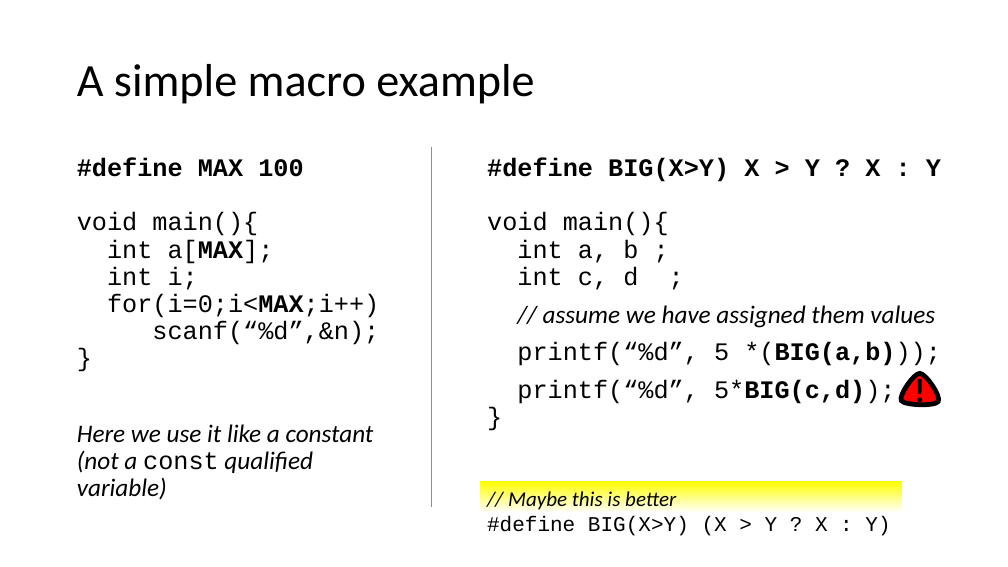
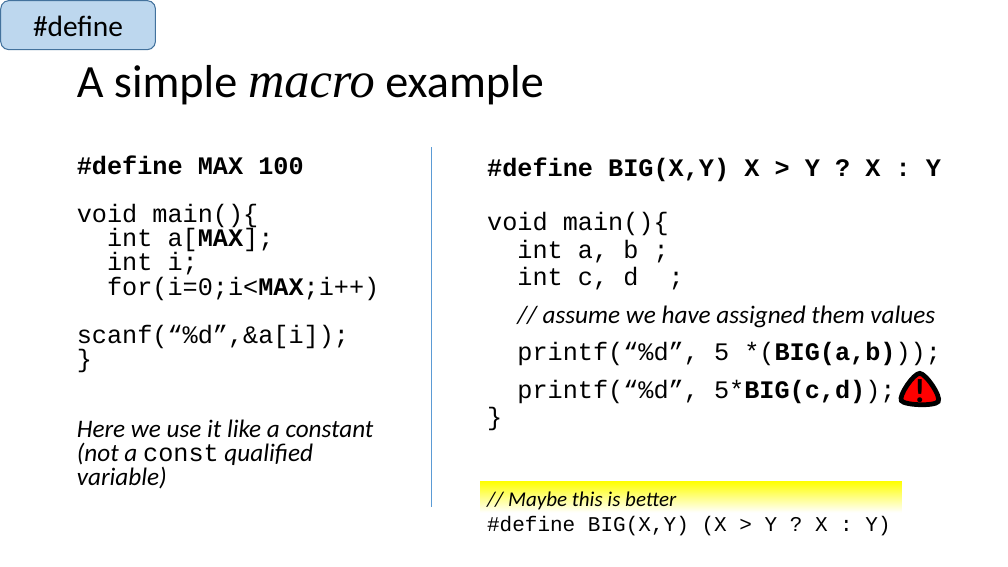
Before and after one commit to rbadrinath/FCP, a slide deck: slide 6 of slides/10-enum-define-typedef.pptx (slide 5 before the commit). Drawn at 1008x567 pixels with LibreOffice and Linux fonts; fonts in the diff are those of the drawing. Boxes give left, top, right and bottom in pixels: in the first picture for what was removed or moved away, otherwise in the second. Text is boxed around its words. In the diff, an @@ line names an element or a change of style, - is before the commit and + after.

```diff
--- a/slides/10-enum-define-typedef.pptx
+++ b/slides/10-enum-define-typedef.pptx
@@ rounded rectangle added at (1, 1, 156, 50), fill #BDD7EE, outline #43739E 1 pt, 28 pt, text #000000 @@
+#define
@@ title "A simple macro example" at (77, 65, 543, 105): size 44 to 48 pt, font Calibri to Times New Roman, italic on in "macro" @@
@@ text at (77, 155, 379, 351): text changed @@
-#define MAX 100
-void main(){
-int a[MAX];
-int i;
-for(i=0;i<MAX;i++)
-scanf(“%d”,&n);
-}
+#define MAX 100
+void main(){
+int a[MAX];
+int i;
+for(i=0;i<MAX;i++)
+scanf(“%d”,&a[i]);
+}
@@ text at (487, 158, 941, 290): text changed @@
-#define BIG(X>Y) X > Y ? X : Y
-void main(){
-int a, b ;
-int c, d ;
+#define BIG(X,Y) X > Y ? X : Y
+void main(){
+int a, b ;
+int c, d ;
@@ text at (77, 419, 374, 489): line spacing 0.9 to 0.8 @@
@@ text in rectangle at (487, 488, 890, 536): text changed @@
-// Maybe this is better
-#define BIG(X>Y) (X > Y ? X : Y)
+// Maybe this is better
+#define BIG(X,Y) (X > Y ? X : Y)
```
Also in this commit, not shown: 5 other slides changed, 1 slide added, 4 other files.
